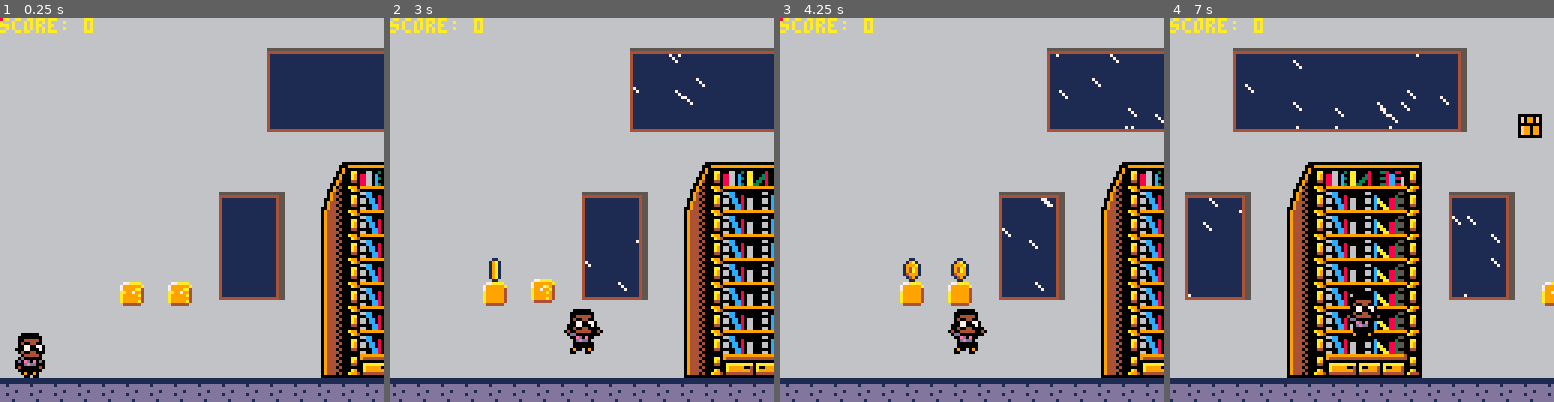
Above: before the commit, frames 1-4 (left to right).
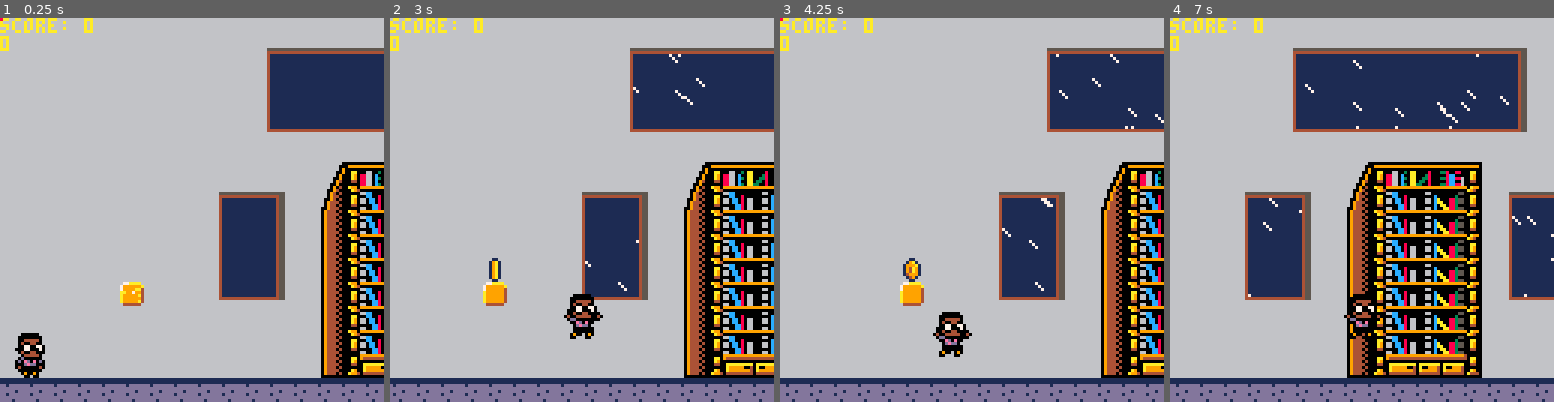
Above: after the commit, the same moments.

Repository: cwrightlibrary/pico-8
Game: PICO-8 cartridge library_game/carts/library-game.p8
The game is run twice, just before and just after one commit, with the same random seed, the same clock (stepped at 60 frames per second) and the same inputs.
Inputs:
- Up to frame 1 (0.25 s): no input
- Up to frame 2 (3 s): tap X (X key) at 0.33, 1.07, 1.85, 2.97 s; tap O (Z key) at 0.7, 1.7, 2.1, 2.5, 2.9 s; hold Right 1.6-2.1 s; hold Right from 2.47 s (still down)
- Up to frame 3 (4.25 s): release Right at 3.03 s; hold Left 3.08-3.58 s; tap O (Z key) at 3.3, 3.7, 4.1 s; hold Right from 4.02 s (still down); tap X (X key) at 4.08 s
- Up to frame 4 (7 s): tap O (Z key) every 0.4 s from 4.5 to 6.9 s; release Right at 4.68 s; hold Left 5.08-5.68 s; tap X (X key) at 5.2, 6.32 s; hold Right 6.08-6.58 s; hold Right from 6.63 s (still down)

The runs differ from the first frame. In frame 1, 0.4% of the frame differs, in the area x 0-50%, y 4-75%; in frame 2, 1.3%; in frame 3, 1.7%; in frame 4, 44%, in the area x 0-100%, y 4-100%.

Commit message:
Add files via upload

Diff:
--- a/library_game/carts/library-game.p8
+++ b/library_game/carts/library-game.p8
@@ -41,7 +41,7 @@
  coin_update()
  q_brick_update()
 end
-
+test=0
 function _draw()
  cls(1)
  rain_draw()
@@ -56,6 +56,7 @@
  add_sk_small()
  p_draw()
  print('score: '..p.score,cam_x,0,10)
+ print(test)
 end
 -->8
 --player
@@ -500,7 +501,7 @@
      q_brick.sp=138
     end
    elseif q_brick.hit
-   and not q_brick.run then
+   and not q_brick.fin then
     q_brick.sp=154
    elseif q_brick.run
    and q_brick.fin then
@@ -518,37 +519,37 @@
    if q_brick.hit
    and not q_brick.run then
     if q_brick.start_height<q_brick.max_height/2 then
-     if time()-q_brick.anim>.001 then
+     if time()-q_brick.anim>.01 then
       q_brick.anim=time()
-      q_brick.start_height+=.15
-      q_brick.y-=.15
+      q_brick.start_height+=.07
+      q_brick.y-=.07
      end
     elseif q_brick.start_height<q_brick.max_height/6 then
-     if time()-q_brick.anim>.001 then
+     if time()-q_brick.anim>.01 then
       q_brick.anim=time()
-      q_brick.start_height+=.08
-      q_brick.y-=.08
+      q_brick.start_height+=.03
+      q_brick.y-=.03
      end
     else
-     if time()-q_brick.anim>.001 then
+     if time()-q_brick.anim>.01 then
       q_brick.anim=time()
-      q_brick.start_height+=.02
-      q_brick.y-=.02
+      q_brick.start_height+=.002
+      q_brick.y-=.002
       q_brick.run=true
      end
     end
    elseif q_brick.run then
     if q_brick.y-q_brick.return_height>.1 then
-     if time()-q_brick.anim>.001 then
+     if time()-q_brick.anim>.01 then
       q_brick.anim=time()
-      q_brick.y+=.15
+      q_brick.y+=.002
      end
     elseif q_brick.start_height>=q_brick.max_height
-    and q_brick.y-q_brick.return_height>.02 then
+    and q_brick.y-q_brick.return_height>.002 then
      q_brick.fin=true
-     if time()-q_brick.anim>.001 then
+     if time()-q_brick.anim>.01 then
       q_brick.anim=time()
-      q_brick.y+=.01
+      q_brick.y+=.07
      end
     else
      q_brick.fin=true
@@ -964,7 +965,7 @@
 80808080808080808091929380a4959697989980919293808080808080908080808080808080808080808080808080808080808080808080808080808080808080808080808080808080808080808080808080808080808080808080808080808080808080808080808080808080808080808080808080808080808080808080
 80808080808080808091929380a4959697989980919293808080808080808080808080808080808080808080808080808080808080808080808080808080808080808080808080808080808080808080808080808080808080808080808080808080808080808080808080808080808080808080808080808080808080808080
 80808080808080808091929380a4959697989980919293808080808080808080808080808080808080808080808080808080808080808080808080808080808080808080808080808080808080808080808080808080808080808080808080808080808080808080808080808080808080808080808080808080808080808080
-80808080808a808a80a1a2a380a4959697989980a1a2a3808a808a8080808080808080808080808080808080808080808080808080808080808080808080808080808080808080808080808080808080808080808080808080808080808080808080808080808080808080808080808080808080808080808080808080808080
+80808080808a808080a1a2a380a4959697989980a1a2a3808080808080808080808080808080808080808080808080808080808080808080808080808080808080808080808080808080808080808080808080808080808080808080808080808080808080808080808080808080808080808080808080808080808080808080
 80808080808080808080808080a4959697989980808080808080808080808080808080808080808080808080808080808080808080808080808080808080808080808080808080808080808080808080808080808080808080808080808080808080808080808080808080808080808080808080808080808080808080808080
 80808080808080808080808080a4959697989980808080808080808080808080808080808080808080808080808080808080808080808080808080808080808080808080808080808080808080808080808080808080808080808080808080808080808080808080808080808080808080808080808080808080808080808080
 80808080808080808080808080b4a5a6a7a8a980808080808080808080808080808080808080808080808080808080808080808080808080808080808080808080808080808080808080808080808080808080808080808080808080808080808080808080808080808080808080808080808080808080808080808080808080
